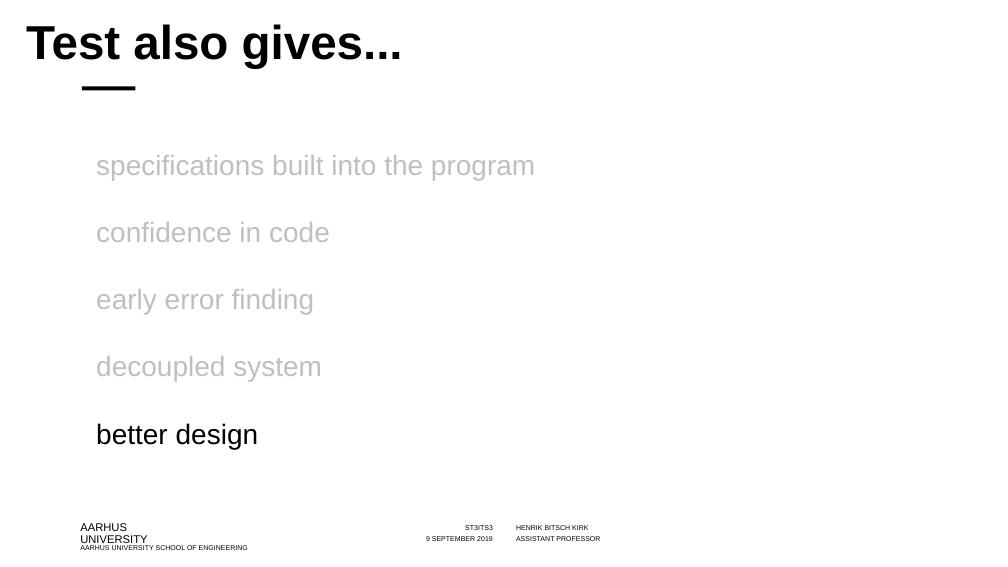
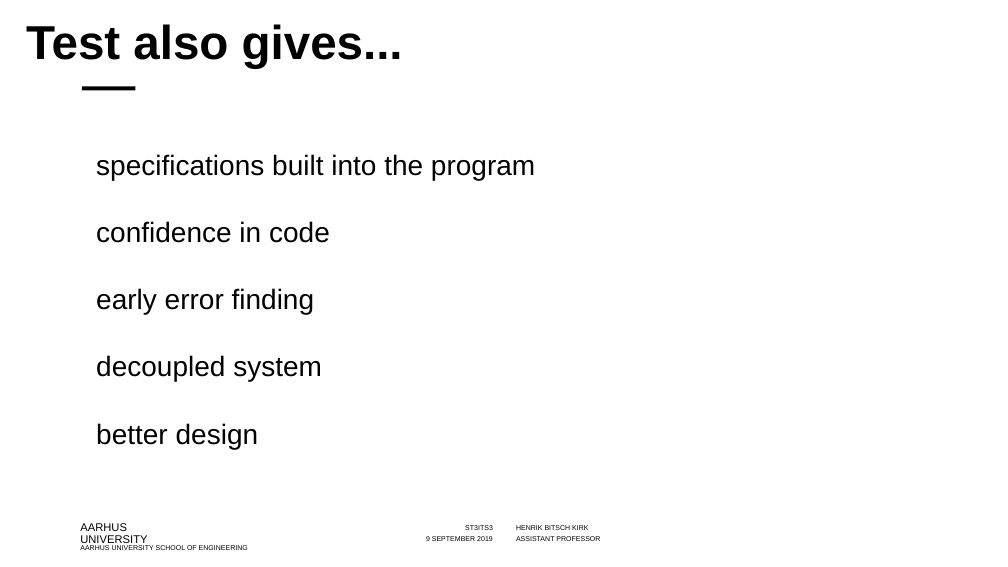
Before and after one commit to codesmurf/st3its3_teaching, a slide deck: slide 10 of 09 Unit Tests/Introduction to Unit Tests.pptx (slide 15 before the commit). Drawn at 1008x567 pixels with LibreOffice and Linux fonts; fonts in the diff are those of the drawing; background and template pictures are left out. Boxes give left, top, right and bottom in pixels: in the first picture for what was removed or moved away, otherwise in the second. Text is boxed around its words. In the diff, an @@ line names an element or a change of style, - is before the commit and + after.

```diff
--- a/09 Unit Tests/Introduction to Unit Tests.pptx
+++ b/09 Unit Tests/Introduction to Unit Tests.pptx
@@ text at <box>96,154,535,381</box>: text colour #BFBFBF to #000000 in "specifications built into the program", "confidence in code", "early error finding", "decoupled system" @@
```
Also in this commit, not shown: 9 other slides changed, 1 slide added, 10 slides removed.
